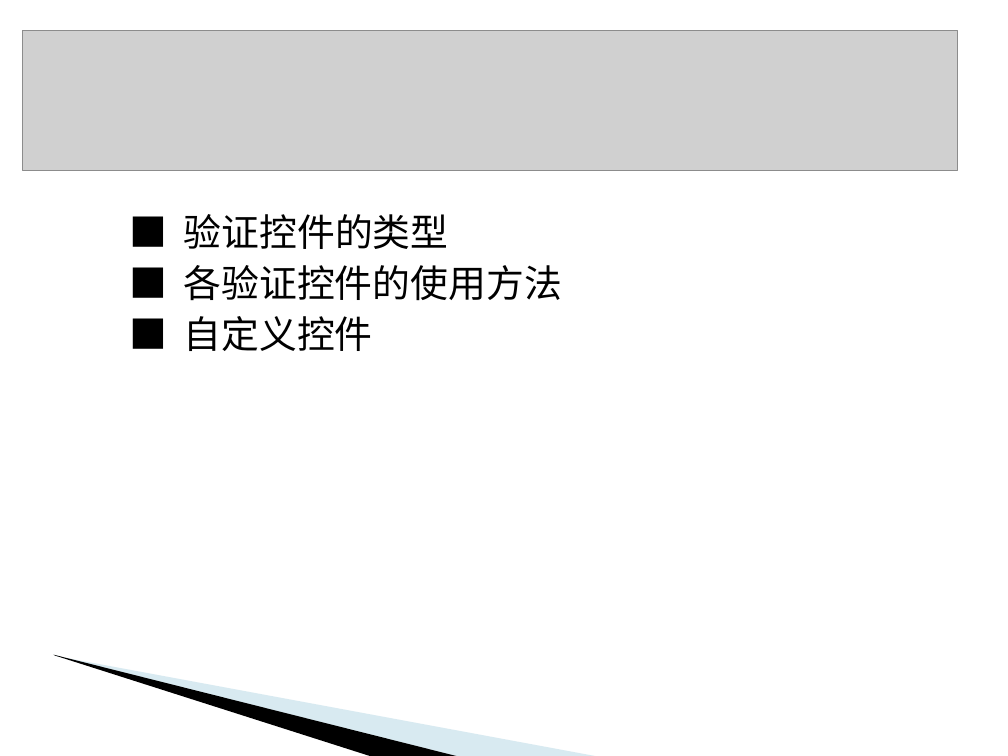
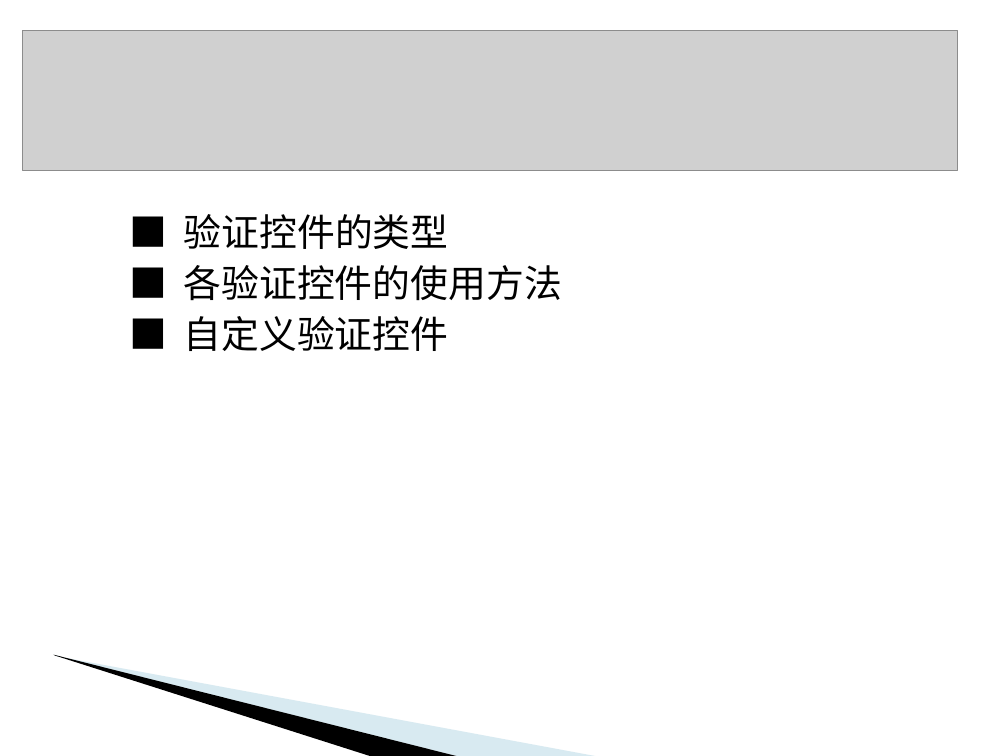
Before and after one commit to BingQiang-Zhou7/ASP-.NET, a slide deck: slide 1 of Document/Courseware/第6章 数据验证.ppt. Drawn at 1008x756 pixels with LibreOffice and Linux fonts; fonts in the diff are those of the drawing; grey boxes stand for pictures; background and template pictures are left out. Boxes give left, top, right and bottom in pixels: in the first picture for what was removed or moved away, otherwise in the second. Text is boxed around its words. In the diff, an @@ line names an element or a change of style, - is before the commit and + after.

```diff
--- a/Document/Courseware/第6章 数据验证.ppt
+++ b/Document/Courseware/第6章 数据验证.ppt
@@ text at (184,316,449,351): text changed @@
-■ 自定义控件
+■ 自定义验证控件
```
Also in this commit, not shown: 4 other slides changed, 4 other files.
